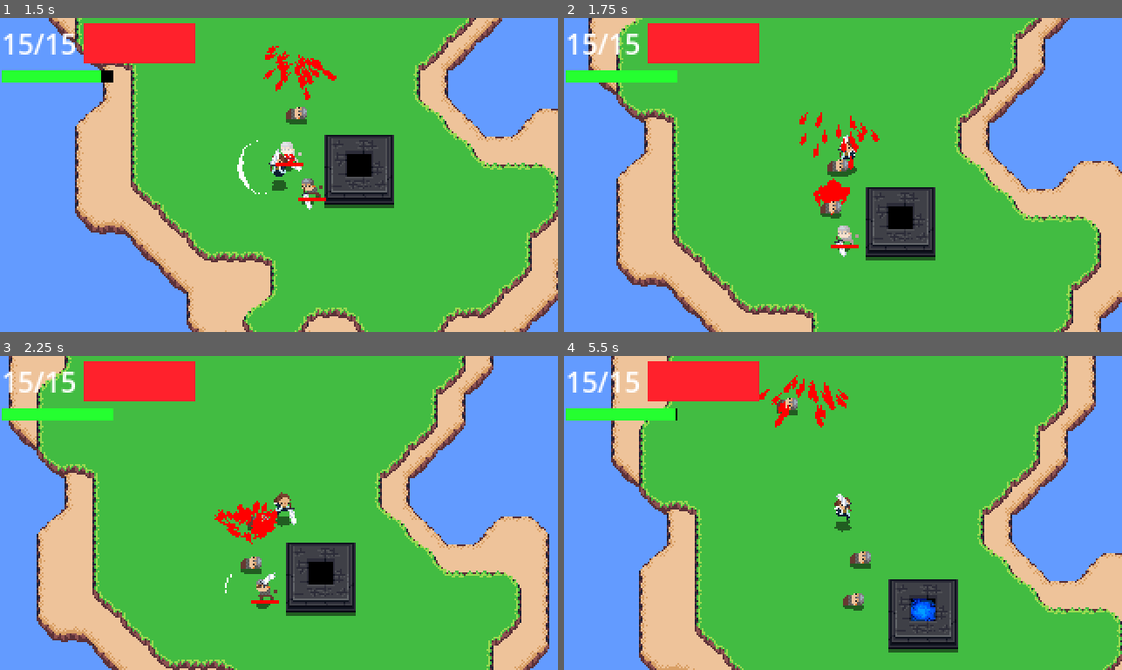
Above: before the commit, frames 1-4 (two rows, left to right).
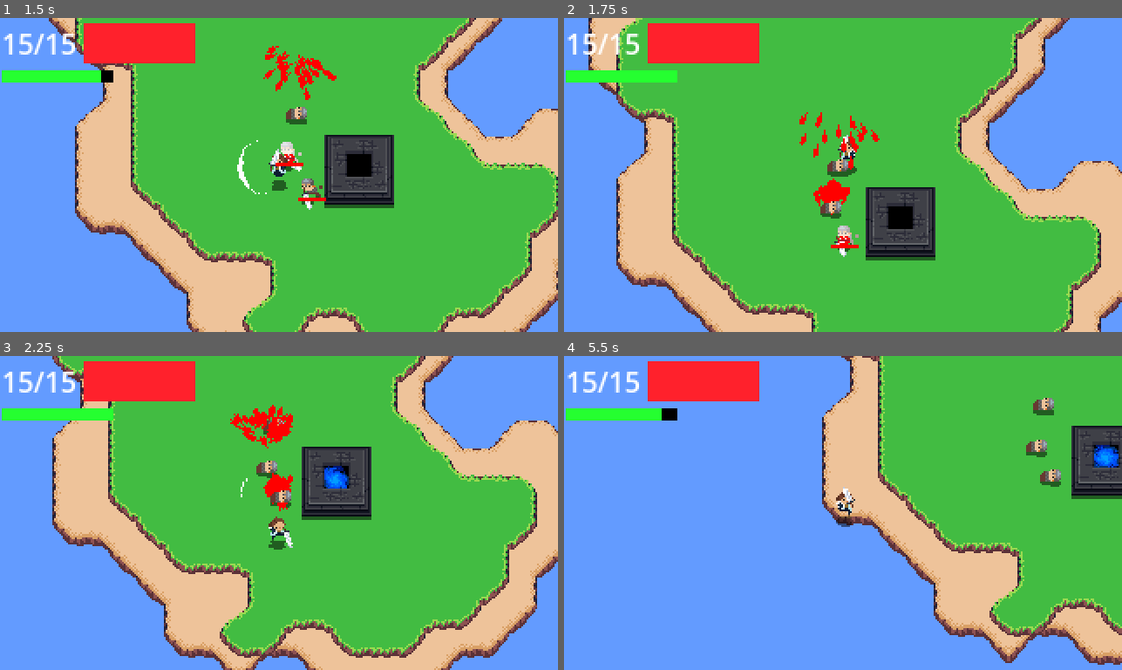
Above: after the commit, the same moments.

Repository: IAmCheeseman/cannibalism-game
Game: Godot game, scene res://scenes/world.tscn
The game is run twice, just before and just after one commit, with the same random seed, the same clock (stepped at 60 frames per second) and the same inputs.
Inputs (mouse positions are in pixels of both pictures, inside the frame that each line leads up to):
- Up to frame 1 (1.5 s): move the mouse to (401, 159) at 0.52 s; hold D (right) 0.53-1.28 s; hold Space (eat) 0.53-1.28 s; move the mouse to (167, 190) at 1.27 s; hold S (down) from 1.28 s (still down); click (167, 190) at 1.35 s
- Up to frame 2 (1.75 s): keep holding S (down); tap Space (eat) at 1.55 s
- Up to frame 3 (2.25 s): move the mouse to (334, 443) at 2.02 s; release S (down) at 2.03 s; hold D (right) from 2.03 s (still down); hold Space (eat) from 2.03 s (still down)
- Up to frame 4 (5.5 s): move the mouse to (815, 575) at 2.77 s; release D (right) at 2.78 s; release Space (eat) at 2.78 s; hold W (up) 2.78-3.53 s; tap Space (eat) at 2.85, 4.35 s; move the mouse to (1010, 560) at 3.52 s; hold Space (eat) 3.53-4.28 s; hold A (left) 3.53-5.03 s; click (1010, 560) at 3.6 s; move the mouse to (675, 465) at 4.27 s; move the mouse to (870, 513) at 5.02 s; hold S (down) from 5.03 s (still down); hold Space (eat) from 5.03 s (still down)

Frame 1 is identical in both runs. In frame 2, less than 0.1% of the frame differs, in the area x 49-52%, y 69-73%; in frame 3, 51%; in frame 4, 70%, in the area x 8-100%, y 0-100%.

Commit message:
Target a new enemy when you eat one

Diff:
--- a/scenes/enemy/cannibalism.gd
+++ b/scenes/enemy/cannibalism.gd
@@ -7,10 +7,11 @@
 func _ready() -> void:
   eat_indicator.hide()
 
-func _on_area_entered(_area: Area2D) -> void:
-  if Player.instance.can_eat():
-    eat_indicator.show()
-    Player.instance.eat_target = entity
+func _process(delta: float) -> void:
+  for area in get_overlapping_areas():
+    if Player.instance.can_eat():
+      eat_indicator.show()
+      Player.instance.eat_target = entity
 
 func _on_area_exited(_area:Area2D) -> void:
   eat_indicator.hide()
